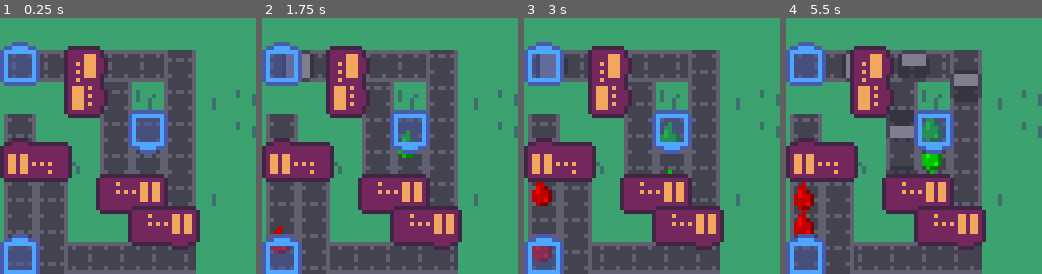
Above: before the commit, frames 1-4 (left to right).
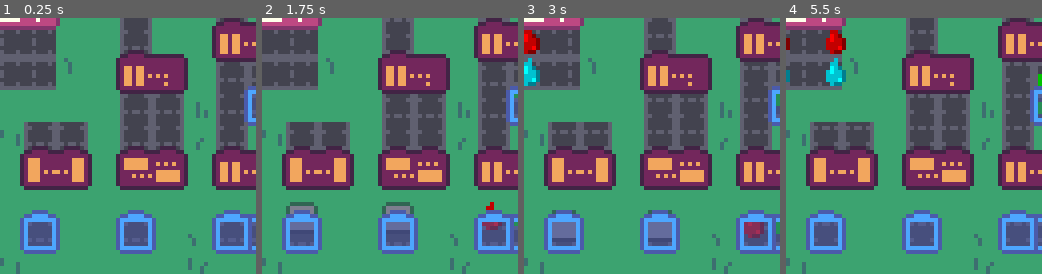
Above: after the commit, the same moments.

Repository: gheja/boxez
Game: Godot game, scene res://scenes/main_screen.tscn
The game is run twice, just before and just after one commit, with the same random seed, the same clock (stepped at 60 frames per second) and the same inputs.
Inputs (mouse positions are in pixels of both pictures, inside the frame that each line leads up to):
- Up to frame 1 (0.25 s): no input
- Up to frame 2 (1.75 s): move the mouse to (446, 133) at 0.52 s; move the mouse to (338, 158) at 1.27 s
- Up to frame 3 (3 s): move the mouse to (677, 89) at 2.02 s; move the mouse to (639, 197) at 2.77 s
- Up to frame 4 (5.5 s): move the mouse to (990, 184) at 3.52 s; move the mouse to (837, 107) at 4.27 s; move the mouse to (926, 146) at 5.02 s

The runs differ from the first frame. In frame 1, 75% of the frame differs, in the area x 0-100%, y 0-100%; in frame 2, 75%; in frame 3, 75%; in frame 4, 75%.

Commit message:
Added screen scrolling via edges

Diff:
--- /dev/null
+++ b/src/scenes/main_overlay.gd
@@ -0,0 +1,23 @@
+extends Control
+
+var scroll_direction = Vector2.ZERO
+
+const SCROLL_EDGE_SIZE = 3
+
+func _ready():
+	pass # Replace with function body.
+
+func _process(delta):
+	var pos = get_local_mouse_position()
+
+	scroll_direction = Vector2.ZERO
+
+	if pos.x < SCROLL_EDGE_SIZE:
+		scroll_direction.x = -1
+	elif pos.x > 64 - SCROLL_EDGE_SIZE:
+		scroll_direction.x = +1
+
+	if pos.y < SCROLL_EDGE_SIZE:
+		scroll_direction.y = -1
+	elif pos.y > 64 - SCROLL_EDGE_SIZE:
+		scroll_direction.y = +1
--- /dev/null
+++ b/src/scenes/main_overlay.tscn
@@ -0,0 +1,12 @@
+[gd_scene load_steps=2 format=3 uid="uid://b75gicodfb7nn"]
+
+[ext_resource type="Script" path="res://scenes/main_overlay.gd" id="1_3rwak"]
+
+[node name="MainOverlay" type="Control"]
+layout_mode = 3
+anchors_preset = 15
+anchor_right = 1.0
+anchor_bottom = 1.0
+grow_horizontal = 2
+grow_vertical = 2
+script = ExtResource("1_3rwak")
--- /dev/null
+++ b/src/scenes/main_screen.gd
@@ -0,0 +1,4 @@
+extends Node2D
+
+func _process(_delta):
+	$Camera2D.position += $Camera2D/MainOverlay.scroll_direction
--- a/src/scenes/main_screen.tscn
+++ b/src/scenes/main_screen.tscn
@@ -1,12 +1,26 @@
-[gd_scene load_steps=2 format=3 uid="uid://jsu1jnnipwlx"]
+[gd_scene load_steps=4 format=3 uid="uid://jsu1jnnipwlx"]
 
 [ext_resource type="PackedScene" uid="uid://xocuphihsu7u" path="res://scenes/level_1.tscn" id="1_inm4w"]
+[ext_resource type="Script" path="res://scenes/main_screen.gd" id="1_otlhx"]
+[ext_resource type="PackedScene" uid="uid://b75gicodfb7nn" path="res://scenes/main_overlay.tscn" id="2_p4hej"]
 
 [node name="MainScreen" type="Node2D"]
+script = ExtResource("1_otlhx")
 
 [node name="LevelContainer" type="Node2D" parent="."]
 
 [node name="Level1" parent="LevelContainer" instance=ExtResource("1_inm4w")]
 
 [node name="Camera2D" type="Camera2D" parent="."]
-position = Vector2(159, 32)
+position = Vector2(50, 38)
+
+[node name="MainOverlay" parent="Camera2D" instance=ExtResource("2_p4hej")]
+anchors_preset = 0
+anchor_right = 0.0
+anchor_bottom = 0.0
+offset_left = -32.0
+offset_top = -32.0
+offset_right = -32.0
+offset_bottom = -32.0
+grow_horizontal = 1
+grow_vertical = 1
